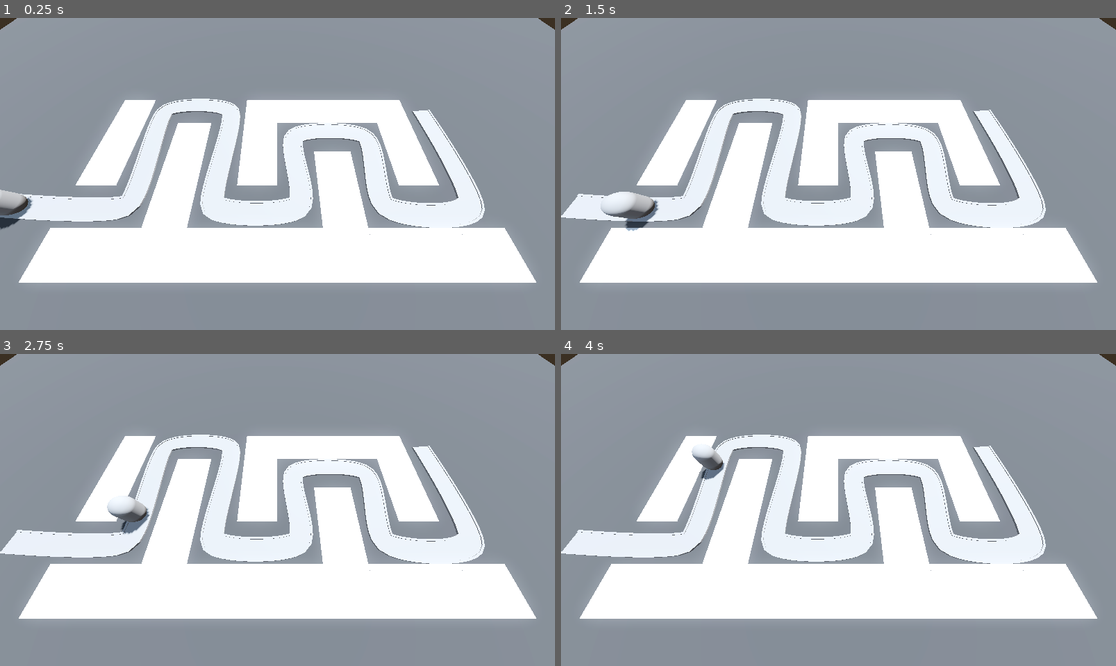
Above: before the commit, frames 1-4 (two rows, left to right).
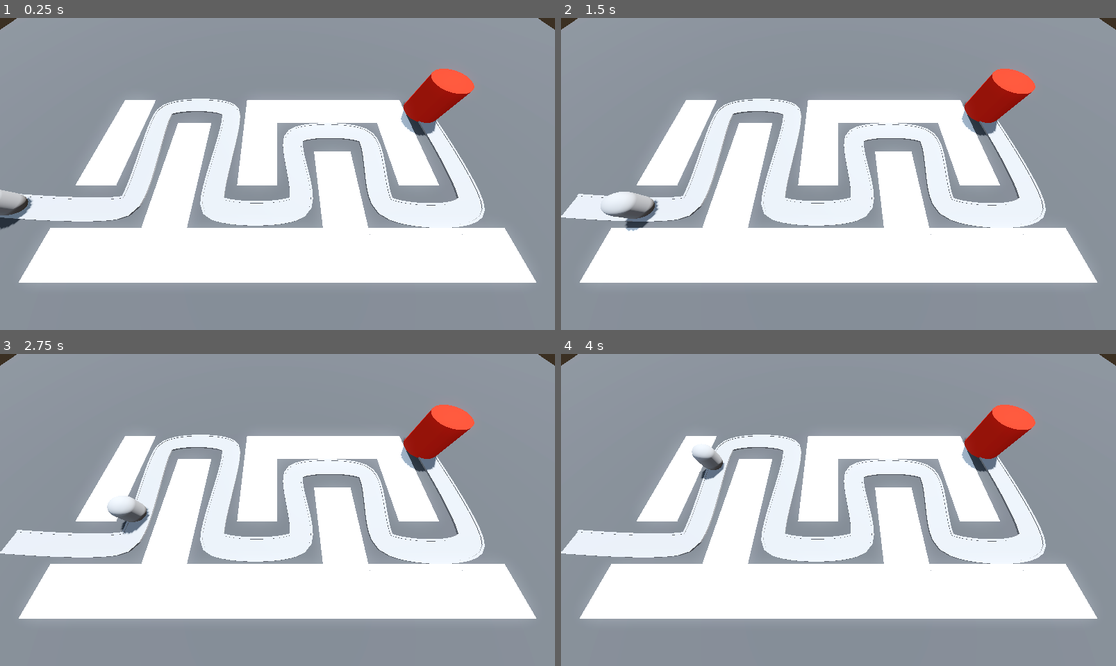
Above: after the commit, the same moments.

Repository: yrubner/TowerDefenseGD
Game: Godot game, scene res://BaseLevel.tscn
The game is run twice, just before and just after one commit, with the same random seed, the same clock (stepped at 60 frames per second) and the same inputs.
Inputs:
- Up to frame 1 (0.25 s): no input
- Up to frame 2 (1.5 s): no input
- Up to frame 3 (2.75 s): no input
- Up to frame 4 (4 s): no input

The runs differ from the first frame. In frame 1, 1.6% of the frame differs, in the area x 72-86%, y 16-38%; in frame 2, 1.6%; in frame 3, 1.6%; in frame 4, 1.6%.

Commit message:
Finished Lesson 38: Making a Base

Diff:
--- /dev/null
+++ b/Base/base.gd
@@ -0,0 +1,4 @@
+extends Node3D
+
+func take_damage() -> void:
+	print("damage dealt to base!")
--- /dev/null
+++ b/Base/base.tscn
@@ -0,0 +1,17 @@
+[gd_scene load_steps=3 format=3 uid="uid://cdcitn75ae8d"]
+
+[ext_resource type="Script" path="res://Base/base.gd" id="1_7ahsl"]
+
+[sub_resource type="StandardMaterial3D" id="StandardMaterial3D_6npvj"]
+albedo_color = Color(0.933333, 0.133333, 0, 0)
+
+[node name="Base" type="Node3D" groups=["base"]]
+transform = Transform3D(1, 0, 0, 0, 1, 0, 0, 0, 1, 18, 0, -6)
+script = ExtResource("1_7ahsl")
+
+[node name="CSGCylinder3D" type="CSGCylinder3D" parent="."]
+transform = Transform3D(1, 0, 0, 0, 1, 0, 0, 0, 1, 0, 2, 0)
+material_override = SubResource("StandardMaterial3D_6npvj")
+radius = 2.0
+height = 4.0
+sides = 32
--- a/BaseLevel.tscn
+++ b/BaseLevel.tscn
@@ -1,7 +1,8 @@
-[gd_scene load_steps=8 format=3 uid="uid://drjg6lh8nskg8"]
+[gd_scene load_steps=9 format=3 uid="uid://drjg6lh8nskg8"]
 
 [ext_resource type="MeshLibrary" uid="uid://xjhekfl8wt5k" path="res://MeshLibraries/SpaceLibrary.tres" id="1_mp854"]
 [ext_resource type="PackedScene" uid="uid://bce5kslpisvml" path="res://Enemy/enemy.tscn" id="2_605k1"]
+[ext_resource type="PackedScene" uid="uid://cdcitn75ae8d" path="res://Base/base.tscn" id="3_j52uw"]
 
 [sub_resource type="ProceduralSkyMaterial" id="ProceduralSkyMaterial_ipueh"]
 sky_horizon_color = Color(0.64625, 0.65575, 0.67075, 1)
@@ -96,3 +97,5 @@
 
 [node name="Enemy" parent="Path3D" instance=ExtResource("2_605k1")]
 transform = Transform3D(-4.37108e-08, 0, -0.999987, 0, 1, 0, 0.999987, 0, -4.37108e-08, -25, 0, 6)
+
+[node name="Base" parent="." instance=ExtResource("3_j52uw")]
--- a/Enemy/enemy.gd
+++ b/Enemy/enemy.gd
@@ -2,6 +2,10 @@
 
 @export var speed: float = 2.5
 
+@onready var base = get_tree().get_first_node_in_group("base")
+
 # Called every frame. 'delta' is the elapsed time since the previous frame.
 func _process(delta: float) -> void:
 	progress += delta * speed
+	if progress_ratio == 1.0:
+		base.take_damage()
Not shown: 4 places in MeshLibraries/SpaceLibrary.tres that only renumber resources
Not shown, changed: README.md
